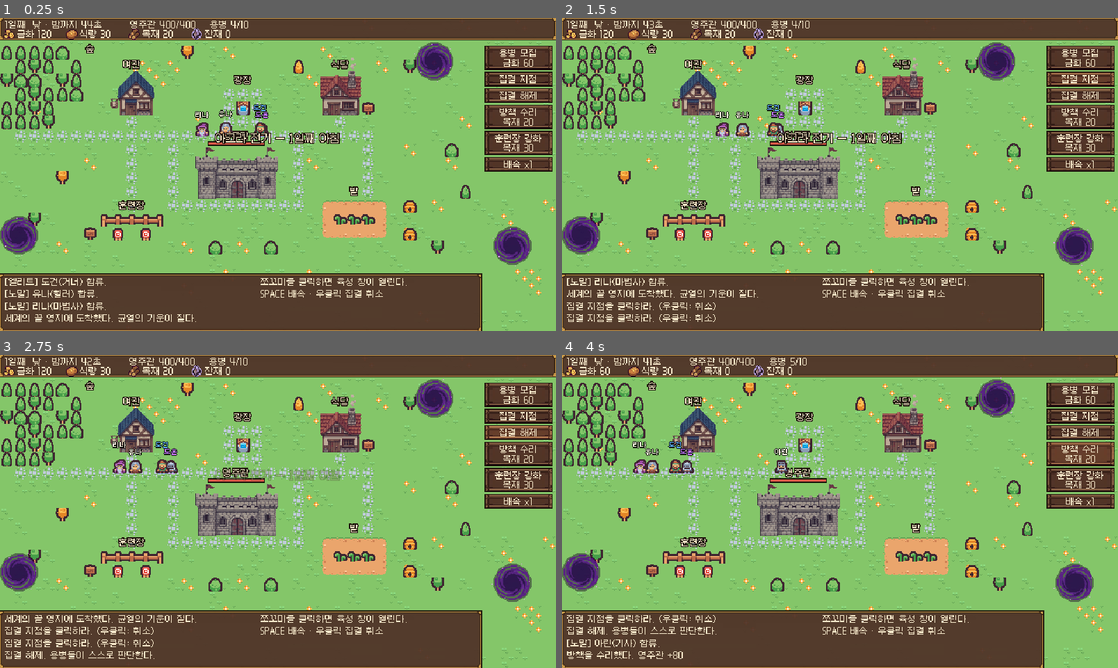
Above: before the commit, frames 1-4 (two rows, left to right).
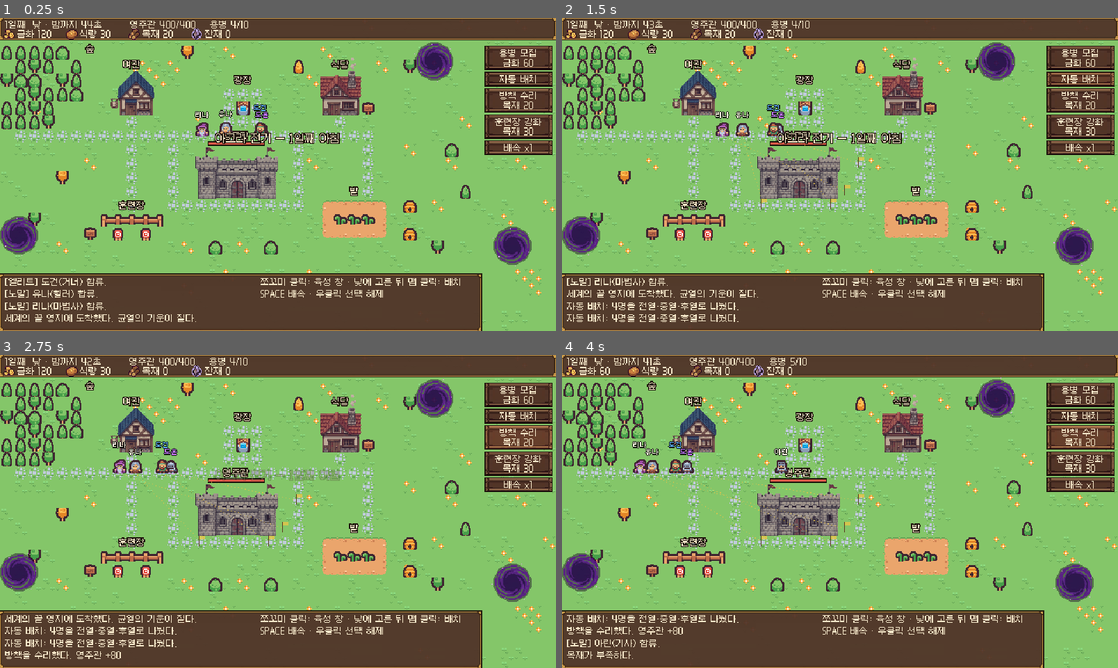
Above: after the commit, the same moments.

Repository: minjs-maxjs/game2
Game: Godot game, scene res://scenes/main.tscn
The game is run twice, just before and just after one commit, with the same random seed, the same clock (stepped at 60 frames per second) and the same inputs.
Inputs (mouse positions are in pixels of both pictures, inside the frame that each line leads up to):
- Up to frame 1 (0.25 s): no input
- Up to frame 2 (1.5 s): click (1079, 80) at 0.5 s, where only the run before the commit has a clickable "집결 지점"; click (1079, 80) at 1.25 s, where only the run after the commit has a clickable "자동 배치"
- Up to frame 3 (2.75 s): click (517, 433) at 2 s, where only the run before the commit has a clickable "집결 해제"
- Up to frame 4 (4 s): click "용병 모집 금화 60" at 2.75 s; click "방책 수리 목재 20" at 3.5 s

The runs differ from the first frame. In frame 1, 2.4% of the frame differs, in the area x 51-100%, y 18-90%; in frame 2, 3.1%; in frame 3, 3.4%, in the area x 0-100%, y 3-98%; in frame 4, 3.3%.

Commit message:
집결 지점을 쪼꼬미별 배치로 교체
- scripts/deployment.gd 새로 추가: 배치 클릭(16px 칸 스냅, HUD·막힌 칸 거부,
  같은 쪼꼬미 재클릭 시 해제), 자동 배치(균열→영주관 길마다 전열·중열·후열),
  깃발·점선 마커와 선택한 쪼꼬미의 leash 원
- mercenary.gd: post_pos, leash(근접 4칸 · 그 외 6칸). 배치되면 담당 칸
  leash+사거리 안 마물만 상대하고 leash 밖으로는 쫓지 않는다. 미배치는 기존 동작
- main.gd: 집결 지점·집결 해제 버튼과 관련 변수·그리기 제거, "자동 배치" 버튼
- 테스트: 배치 클릭·거부·해제, leash 유지, 미배치 추격, 자동 배치 칸 중복 없음

Co-Authored-By: Claude Opus 5.5 <noreply@anthropic.com>

Diff:
--- /dev/null
+++ b/scripts/deployment.gd
@@ -0,0 +1,150 @@
+extends Node2D
+## 쪼꼬미별 배치: 낮 동안 쪼꼬미마다 지킬 칸(post_pos)을 정하고, 밤에는 그 칸에서 leash 안만 싸운다.
+## - 수동 배치: 쪼꼬미를 고른 뒤 맵을 클릭 → 그 칸(16px 격자)에 배치. 같은 쪼꼬미를 다시 클릭하면 해제.
+## - 자동 배치: 균열 → 영주관 길 위에 전열(근접) · 중열(소환) · 후열(원거리·광역·치유)로 고르게 나눈다.
+## 마커(깃발 + 점선)는 낮 동안 모두, 밤에는 선택한 쪼꼬미 것만 보인다.
+
+const TILE := 16
+## 담당 칸에서 이 칸 수보다 멀리는 쫓아가지 않는다.
+const LEASH_TILES := {"melee": 4}
+const LEASH_DEFAULT := 6
+## 영주관 앞에서 균열 쪽으로 잰 열별 거리(px): 전열 · 중열 · 후열
+const ROW_DIST := [112.0, 80.0, 48.0]
+const ROW_OF_STYLE := {"melee": 0, "summon": 1}   # 나머지(ranged, aoe, heal)는 후열(2)
+const FLAG := Color("e8c547")
+const POLE := Color("5a3a20")
+
+var game
+
+
+func _ready() -> void:
+	z_index = 1
+
+
+func _process(_delta: float) -> void:
+	queue_redraw()
+
+
+static func leash_px(style: String) -> float:
+	return float(LEASH_TILES.get(style, LEASH_DEFAULT) * TILE)
+
+
+static func cell_center(cell: Vector2i) -> Vector2:
+	return Vector2(cell * TILE) + Vector2(TILE, TILE) * 0.5
+
+
+## 서 있을 수 있는 칸인가: HUD 띠·맵 밖·막힌 칸은 안 된다.
+func is_placeable(p: Vector2) -> bool:
+	return p.y >= 27.0 and p.y <= 294.0 and Rect2(Vector2.ZERO, game.WORLD_SIZE).has_point(p) and game.is_walkable(p)
+
+
+## 왼쪽 클릭 처리. 배치로 소비했으면 true (main은 선택을 바꾸지 않는다).
+func handle_click(p: Vector2, picked) -> bool:
+	var sel = game.selected
+	if game.is_night or sel == null or not is_instance_valid(sel):
+		return false
+	if picked == sel:
+		if sel.post_pos == null:
+			return false
+		sel.post_pos = null
+		game.add_log("%s 배치 해제." % sel.merc_name)
+		return true
+	if picked != null:
+		return false   # 다른 쪼꼬미를 누르면 선택만 바뀐다
+	if not is_placeable(p):
+		game.add_log("그곳에는 배치할 수 없다.")
+		return true
+	sel.post_pos = game.cell_of(p)
+	game.add_log("%s 배치. 밤에 이 자리를 지킨다." % sel.merc_name)
+	return true
+
+
+## 직업별 열 × 균열 길을 번갈아 고르게 채운다. 쓰러진 쪼꼬미도 자리는 받는다.
+func auto_deploy() -> void:
+	if game.is_night:
+		game.add_log("밤에는 배치를 바꿀 수 없다.")
+		return
+	var lanes: Array = []
+	for r in game.rifts:
+		lanes.append(_lane_points(r))
+	var order: Array = game.mercs.duplicate()
+	order.sort_custom(func(a, b): return _row_of(a) < _row_of(b))
+	var taken := {}
+	var per_slot := {}
+	for i in order.size():
+		var m = order[i]
+		var row := _row_of(m)
+		var lane := i % lanes.size()
+		var key := Vector2i(row, lane)
+		var k: int = per_slot.get(key, 0)
+		per_slot[key] = k + 1
+		var at: Array = lanes[lane][row]   # [위치, 길 방향]
+		# 같은 칸에 여럿이면 길과 수직으로 한 칸씩 번갈아 벌린다 (0, +1, -1, +2, ...)
+		var side := Vector2(-at[1].y, at[1].x)
+		var shift := floorf((k + 1) / 2.0) * (1.0 if k % 2 == 1 else -1.0)
+		var cell := _free_cell(at[0] + side * shift * TILE, taken)
+		taken[cell] = true
+		m.post_pos = cell
+	game.add_log("자동 배치: %d명을 전열·중열·후열로 나눴다." % order.size())
+
+
+func _row_of(m) -> int:
+	return ROW_OF_STYLE.get(m.style(), 2)
+
+
+## 영주관 앞 → 균열 길에서 열별 거리 지점과 그 지점의 길 방향.
+func _lane_points(rift: Vector2) -> Array:
+	var start: Vector2 = game.buildings["hall"]["spot"]
+	var pts: PackedVector2Array = game.find_path(start, rift)
+	pts.insert(0, start)
+	var out: Array = []
+	for want in ROW_DIST:
+		var walked := 0.0
+		var found := [pts[pts.size() - 1], (rift - start).normalized()]
+		for j in range(1, pts.size()):
+			var seg: float = pts[j - 1].distance_to(pts[j])
+			if walked + seg >= want:
+				var t: float = (want - walked) / maxf(seg, 0.001)
+				found = [pts[j - 1].lerp(pts[j], t), (pts[j] - pts[j - 1]).normalized()]
+				break
+			walked += seg
+		out.append(found)
+	return out
+
+
+## p에서 가장 가까운, 서 있을 수 있고 비어 있는 칸.
+func _free_cell(p: Vector2, taken: Dictionary) -> Vector2i:
+	var base: Vector2i = game.cell_of(p)
+	for r in 4:
+		for dy in range(-r, r + 1):
+			for dx in range(-r, r + 1):
+				if maxi(absi(dx), absi(dy)) != r:
+					continue
+				var c := base + Vector2i(dx, dy)
+				if not taken.has(c) and is_placeable(cell_center(c)):
+					return c
+	return base
+
+
+func _draw() -> void:
+	for m in game.mercs:
+		if not is_instance_valid(m) or m.post_pos == null:
+			continue
+		var is_sel: bool = game.selected == m
+		if game.is_night and not is_sel:
+			continue
+		var c := cell_center(m.post_pos)
+		# 쪼꼬미 발밑 → 깃발 점선
+		var from: Vector2 = m.position
+		var dist := from.distance_to(c)
+		if dist > 6.0:
+			var step := (c - from) / dist
+			var s := 0.0
+			while s < dist - 3.0:
+				draw_rect(Rect2((from + step * s).floor(), Vector2(1, 1)), Color(FLAG, 0.7))
+				s += 4.0
+		if is_sel:
+			draw_arc(c, leash_px(m.style()), 0.0, TAU, 40, Color(FLAG, 0.35), 1.0)
+		var base := c.floor() + Vector2(-3, 4)
+		draw_rect(Rect2(base + Vector2(0, -12), Vector2(1, 12)), POLE)
+		draw_rect(Rect2(base + Vector2(1, -12), Vector2(6, 4)), FLAG if is_sel else Color(FLAG, 0.8))
--- a/scripts/main.gd
+++ b/scripts/main.gd
@@ -7,6 +7,7 @@
 const Monster = preload("res://scripts/monster.gd")
 const JobData = preload("res://scripts/job_data.gd")
 const MapArt = preload("res://scripts/map_art.gd")
+const Deployment = preload("res://scripts/deployment.gd")
 const TOWN_TEX := preload("res://assets/kenney_tiny_town/tilemap_packed.png")
 const DUNGEON_TEX := preload("res://assets/kenney_tiny_dungeon/tilemap_packed.png")
 
@@ -38,9 +39,7 @@
 var train_bonus: float = 1.0
 var elapsed := 0.0
 
-var rally_point := Vector2.ZERO
-var has_rally := false
-var placing_rally := false
+var deployment: Deployment
 var selected = null
 
 ## pos: 건물 중심, spot: 용병이 모이는 자리, spread: 모이는 범위, label: 이름표 위치
@@ -95,6 +94,9 @@
 	modulate_node = CanvasModulate.new()
 	add_child(modulate_node)
 	y_sort_enabled = true
+	deployment = Deployment.new()
+	deployment.game = self
+	add_child(deployment)
 	_build_hud()
 	# 시작 편성은 고정: 기사 · 거너 · 힐러 · 마법사. 이후 모집은 직업도 무작위.
 	for job_id in ["knight", "gunner", "healer", "mage"]:
@@ -285,18 +287,9 @@
 		return
 	var p := get_global_mouse_position()
 	if mb.button_index == MOUSE_BUTTON_RIGHT:
-		placing_rally = false
+		select(null)
 		return
 	if mb.button_index != MOUSE_BUTTON_LEFT:
-		return
-	if placing_rally:
-		if p.y < 27.0 or p.y > 294.0 or not Rect2(Vector2.ZERO, WORLD_SIZE).has_point(p) or not is_walkable(p):
-			add_log("그곳에는 집결할 수 없다.")
-			return
-		rally_point = p
-		has_rally = true
-		placing_rally = false
-		add_log("집결 지점 지정. 밤에 이곳을 지킨다.")
 		return
 	var picked = null
 	var best := 12.0
@@ -305,6 +298,8 @@
 		if d < best:
 			best = d
 			picked = m
+	if deployment.handle_click(p, picked):
+		return
 	select(picked)
 
 
@@ -316,17 +311,6 @@
 	else:
 		gold -= RECRUIT_COST
 		_spawn_merc()
-
-
-func _on_rally() -> void:
-	placing_rally = true
-	add_log("집결 지점을 클릭하라. (우클릭: 취소)")
-
-
-func _on_clear_rally() -> void:
-	has_rally = false
-	placing_rally = false
-	add_log("집결 해제. 용병들이 스스로 판단한다.")
 
 
 func _on_repair() -> void:
@@ -658,8 +642,7 @@
 	menu.add_theme_constant_override("separation", 2)
 	root.add_child(menu)
 	_add_button(menu, "용병 모집\n금화 %d" % RECRUIT_COST, _on_recruit)
-	_add_button(menu, "집결 지점", _on_rally)
-	_add_button(menu, "집결 해제", _on_clear_rally)
+	_add_button(menu, "자동 배치", deployment.auto_deploy)
 	_add_button(menu, "방책 수리\n목재 20", _on_repair)
 	_add_button(menu, "훈련장 강화\n목재 30", _on_upgrade_training)
 	speed_button = _add_button(menu, "배속 x1", _on_speed)
@@ -711,7 +694,8 @@
 	if selected != null and is_instance_valid(selected):
 		info_label.text = selected.describe()
 	else:
-		info_label.text = "쪼꼬미를 클릭하면 육성 창이 열린다.\nSPACE 배속 · 우클릭 집결 취소"
+		info_label.text = "쪼꼬미 클릭: 육성 창 · 낮에 고른 뒤 맵 클릭: 배치
+SPACE 배속 · 우클릭 선택 해제"
 	_update_growth_panel()
 
 
@@ -943,14 +927,6 @@
 	var bar := Rect2(240, 143, 64, 3)
 	draw_rect(bar.grow(1), COL_DARK)
 	draw_rect(Rect2(bar.position, Vector2(floorf(bar.size.x * hall_hp / HALL_MAX_HP), bar.size.y)), Color("e05a4a"))
-	# 집결 지점
-	if has_rally:
-		draw_arc(rally_point, 90.0, 0.0, TAU, 48, Color(1, 0.9, 0.3, 0.3), 1.0)
-		var rp := rally_point.floor()
-		draw_rect(Rect2(rp + Vector2(0, -14), Vector2(1, 14)), Color("5a3a20"))
-		draw_rect(Rect2(rp + Vector2(1, -14), Vector2(7, 5)), Color("e8c547"))
-	if placing_rally:
-		draw_rect(Rect2(get_global_mouse_position().floor() - Vector2(1, 1), Vector2(3, 3)), Color(1, 0.9, 0.3))
 
 
 ## 가운데 정렬 + 외곽선 텍스트
--- a/scripts/mercenary.gd
+++ b/scripts/mercenary.gd
@@ -7,6 +7,7 @@
 const Summon = preload("res://scripts/summon.gd")
 const CharSprites = preload("res://scripts/char_sprites.gd")
 const MapArt = preload("res://scripts/map_art.gd")
+const Deployment = preload("res://scripts/deployment.gd")
 
 ## 공격·치유 효과 그림 (assets/agra/fx_*.png). [파일, 칸 크기, 프레임 수, 재생 시간]
 const FX := {
@@ -78,7 +79,9 @@
 var facing := 1.0
 var moving := false
 var bob := 0.0
-var rally_offset := Vector2.ZERO
+var guard_offset := Vector2.ZERO   # 영주관 앞 경계 때 서로 겹치지 않게
+## 밤에 지킬 칸 (격자 좌표, 없으면 null). deployment.gd가 정한다.
+var post_pos = null
 var path := PackedVector2Array()
 var path_goal := Vector2(INF, INF)
 var repath_cd := 0.0
@@ -119,7 +122,7 @@
 		traits.append("근면")
 	var sprites: Array = job()["sprites"]
 	sprite_index = sprites[rng.randi() % sprites.size()]
-	rally_offset = Vector2(rng.randf_range(-18, 18), rng.randf_range(-12, 12))
+	guard_offset = Vector2(rng.randf_range(-18, 18), rng.randf_range(-12, 12))
 	target_pos = position
 	recalc()
 	hp = max_hp
@@ -342,19 +345,28 @@
 		return
 	if style() == "heal" and _try_heal(delta):
 		return
+	# 담당 칸에서 너무 멀어졌으면(밀림·길 우회) 먼저 돌아간다
+	if has_post() and position.distance_to(post_center()) > leash() + 8.0:
+		activity = "복귀"
+		_move_to(post_center(), delta)
+		return
 	var target = _pick_target()
 	if target == null:
-		var guard: Vector2 = game.rally_point if game.has_rally else game.buildings["hall"]["spot"]
-		activity = "집결" if game.has_rally else "경계"
-		if position.distance_to(guard + rally_offset) > 4.0:
-			_move_to(guard + rally_offset, delta)
+		var guard: Vector2 = post_center() if has_post() else game.buildings["hall"]["spot"] + guard_offset
+		activity = "배치" if has_post() else "경계"
+		if position.distance_to(guard) > 4.0:
+			_move_to(guard, delta)
 		return
 	var tpos: Vector2 = target.position
 	# 큰 마물(엘리트)은 몸이 큰 만큼 조금 떨어져서도 닿는다. 겹치지 않게.
 	var reach := attack_range + maxf(0.0, float(target.body_size) - 6.0)
 	if position.distance_to(tpos) > reach:
-		activity = "돌격"
-		_move_to(tpos, delta)
+		var goal := _leashed(tpos)
+		if position.distance_to(goal) > 2.0:
+			activity = "돌격"
+			_move_to(goal, delta)
+		else:
+			activity = "대기"   # leash 끝에서 마물이 다가오기를 기다린다
 	elif attack_cd <= 0.0:
 		activity = "전투"
 		attack_cd = attack_interval
@@ -384,14 +396,40 @@
 		target.take_damage(dmg, self)
 
 
+func has_post() -> bool:
+	return post_pos != null
+
+
+func post_center() -> Vector2:
+	return Deployment.cell_center(post_pos)
+
+
+func leash() -> float:
+	return Deployment.leash_px(style())
+
+
+## 배치돼 있으면 p를 담당 칸의 leash 원 안으로 끌어당긴다.
+func _leashed(p: Vector2) -> Vector2:
+	if not has_post():
+		return p
+	var c := post_center()
+	var r := leash()
+	return p if c.distance_to(p) <= r else c + (p - c).normalized() * r
+
+
+## 배치돼 있으면 담당 칸에서 leash + 사거리 안에 있는 것만 상대한다.
+func _in_zone(p: Vector2) -> bool:
+	return not has_post() or post_center().distance_to(p) <= leash() + attack_range
+
+
 func _pick_target():
 	if has_trait("동료애") and friend != null and is_instance_valid(friend) and not friend.downed:
 		for mo in game.monsters:
-			if is_instance_valid(mo) and mo.position.distance_to(friend.position) < 40.0:
+			if is_instance_valid(mo) and mo.position.distance_to(friend.position) < 40.0 and _in_zone(mo.position):
 				activity = "친구 구출"
 				return mo
-	var anchor: Vector2 = game.rally_point if game.has_rally else position
-	var best_d := 90.0 if game.has_rally else 99999.0
+	var anchor: Vector2 = post_center() if has_post() else position
+	var best_d := leash() + attack_range if has_post() else 99999.0
 	var best = null
 	for mo in game.monsters:
 		if not is_instance_valid(mo):
@@ -409,7 +447,7 @@
 		if m.downed:
 			continue
 		var r: float = m.hp / m.max_hp
-		if r < 0.7 and m.position.distance_to(position) < 120.0:
+		if r < 0.7 and m.position.distance_to(position) < 120.0 and _in_zone(m.position):
 			hurt.append(m)
 	if hurt.is_empty():
 		return false
@@ -418,7 +456,7 @@
 	activity = "치유"
 	var wpos: Vector2 = worst.position
 	if position.distance_to(wpos) > attack_range:
-		_move_to(wpos, delta)
+		_move_to(_leashed(wpos), delta)
 	elif attack_cd <= 0.0:
 		attack_cd = attack_interval
 		var targets := hurt.slice(0, 2 if tier >= 2 else 1)
--- a/tests/growth_test.gd
+++ b/tests/growth_test.gd
@@ -155,6 +155,80 @@
 		var end: Vector2 = pts[pts.size() - 1] if pts.size() > 0 else r
 		check(main.hall_rect.grow(10.0 + 6.0 * 0.5).has_point(end), "균열 %s → 영주관 공격 가능 (끝 %s)" % [r, end])
 
+	# 10) 배치: 클릭 → 16px 칸에 스냅, 막힌 곳·HUD 거부, 같은 쪼꼬미 다시 클릭 → 해제
+	var dep = main.deployment
+	var km = null
+	for o in main.mercs:
+		if o.style() == "melee":
+			km = o
+	main.is_night = false
+	main.select(km)
+	var spot: Vector2 = main.buildings["hall"]["spot"] + Vector2(53, 5)
+	check(dep.handle_click(spot, null) and km.post_pos == main.cell_of(spot), "맵 클릭으로 배치 (칸 %s)" % [km.post_pos])
+	var cell = km.post_pos
+	check(dep.handle_click(Vector2(100, 10), null) and km.post_pos == cell, "HUD 띠는 배치 거부")
+	check(dep.handle_click(main.buildings["hall"]["pos"], null) and km.post_pos == cell, "건물(막힌 칸)은 배치 거부")
+	check(dep.handle_click(km.position, km) and km.post_pos == null, "같은 쪼꼬미를 다시 누르면 배치 해제")
+
+	# 11) 밤: 배치된 쪼꼬미는 leash 밖으로 쫓아가지 않는다
+	km.post_pos = dep._free_cell(spot, {})
+	var post: Vector2 = dep.cell_center(km.post_pos)
+	km.position = post
+	km.hp = km.max_hp
+	km.retreating = false
+	km.downed = false
+	main.is_night = true
+	main.monsters.clear()
+	var lure = preload("res://scripts/monster.gd").new()
+	lure.game = main
+	lure.hp = 99999.0
+	main.add_child(lure)
+	main.monsters.append(lure)
+	# 교전 반경 안이지만 leash 밖: leash 끝까지만 나가서 싸운다
+	lure.position = post + Vector2(km.leash() + km.attack_range - 4.0, 0)
+	var max_out := 0.0
+	for i in 360:
+		km.attack_cd = 9.0
+		km._night(1.0 / 60.0)
+		max_out = maxf(max_out, km.position.distance_to(post))
+	check(max_out <= km.leash() + 2.0, "배치 시 leash(%d) 밖으로 안 나감 (최대 %.1f)" % [int(km.leash()), max_out])
+	check(max_out > km.leash() * 0.5, "leash 안쪽까지는 마물 쪽으로 나간다 (%.1f)" % max_out)
+	# 교전 반경 밖의 마물: 자리를 지킨다
+	km.position = post
+	lure.position = post + Vector2(km.leash() + km.attack_range + 40.0, 0)
+	for i in 120:
+		km._night(1.0 / 60.0)
+	check(km.position.distance_to(post) <= 4.0 and km.activity == "배치", "교전 반경 밖 마물은 무시하고 자리 지킴 (%s)" % km.activity)
+	# 배치가 없으면 예전처럼 가장 가까운 마물에게 돌격
+	km.post_pos = null
+	km.position = post
+	for i in 120:
+		km._night(1.0 / 60.0)
+	check(km.position.distance_to(post) > km.leash() + 8.0 and km.activity == "돌격", "배치 없으면 기존처럼 추격 (%.1f)" % km.position.distance_to(post))
+	main.monsters.clear()
+	lure.queue_free()
+	main.is_night = false
+
+	# 12) 자동 배치: 모두 다른 칸, 전열(근접)이 후열보다 영주관에서 멀다
+	dep.auto_deploy()
+	var cells := {}
+	var all_ok := true
+	var hall_spot: Vector2 = main.buildings["hall"]["spot"]
+	var front := 0.0
+	var back := 9999.0
+	for o in main.mercs:
+		if o.post_pos == null or cells.has(o.post_pos) or not dep.is_placeable(dep.cell_center(o.post_pos)):
+			all_ok = false
+			continue
+		cells[o.post_pos] = true
+		var dd: float = dep.cell_center(o.post_pos).distance_to(hall_spot)
+		if dep._row_of(o) == 0:
+			front = maxf(front, dd)
+		elif dep._row_of(o) == 2:
+			back = minf(back, dd)
+	check(all_ok and cells.size() == main.mercs.size(), "자동 배치: %d명 모두 서로 다른 빈 칸" % main.mercs.size())
+	check(front > back, "자동 배치: 전열이 후열보다 앞 (전열 %.0f · 후열 %.0f)" % [front, back])
+
 	print("RESULT %s (%d failures)" % ["PASS" if failures == 0 else "FAIL", failures])
 	quit(0 if failures == 0 else 1)
 	return true
--- a/tests/smoke_test.gd
+++ b/tests/smoke_test.gd
@@ -25,12 +25,13 @@
 	frames += 1
 	if main.is_night:
 		saw_night = true
-	# 영주 흉내: 낮에 금화가 남으면 모집, 목재가 남으면 수리
+	# 영주 흉내: 낮에 금화가 남으면 모집, 목재가 남으면 수리, 자동 배치
 	if not main.is_night and frames % 120 == 0:
 		if main.gold >= main.RECRUIT_COST + 40 and main.mercs.size() < main.MAX_MERCS:
 			main._on_recruit()
 		if main.wood >= 20 and main.hall_hp < main.HALL_MAX_HP - 80:
 			main._on_repair()
+		main.deployment.auto_deploy()   # 새로 온 쪼꼬미까지 매일 배치
 	# 건물·나무 안에 서 있는 유닛 수 (길찾기 검증)
 	for u in main.mercs + main.monsters:
 		if is_instance_valid(u):
